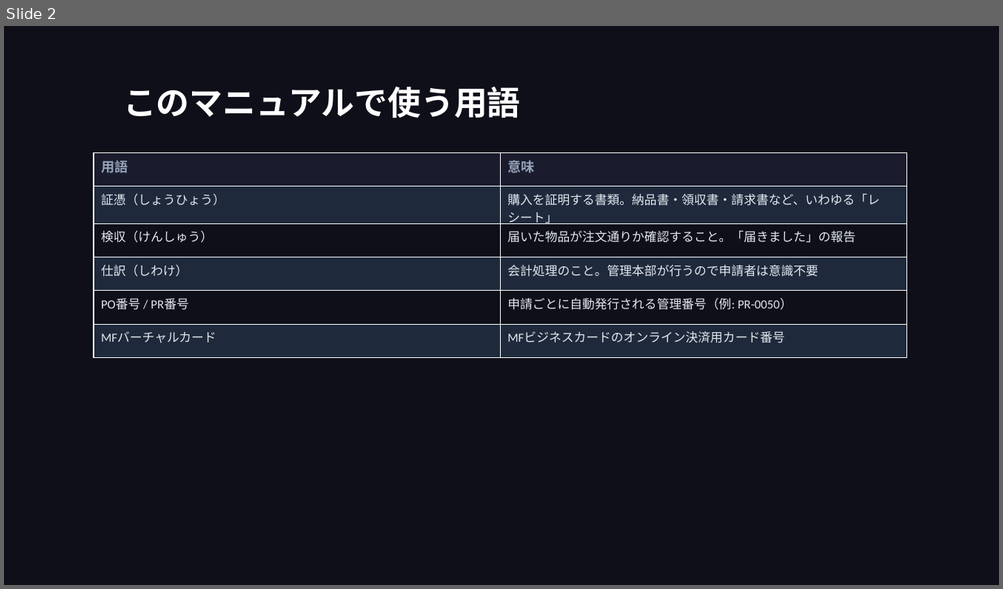
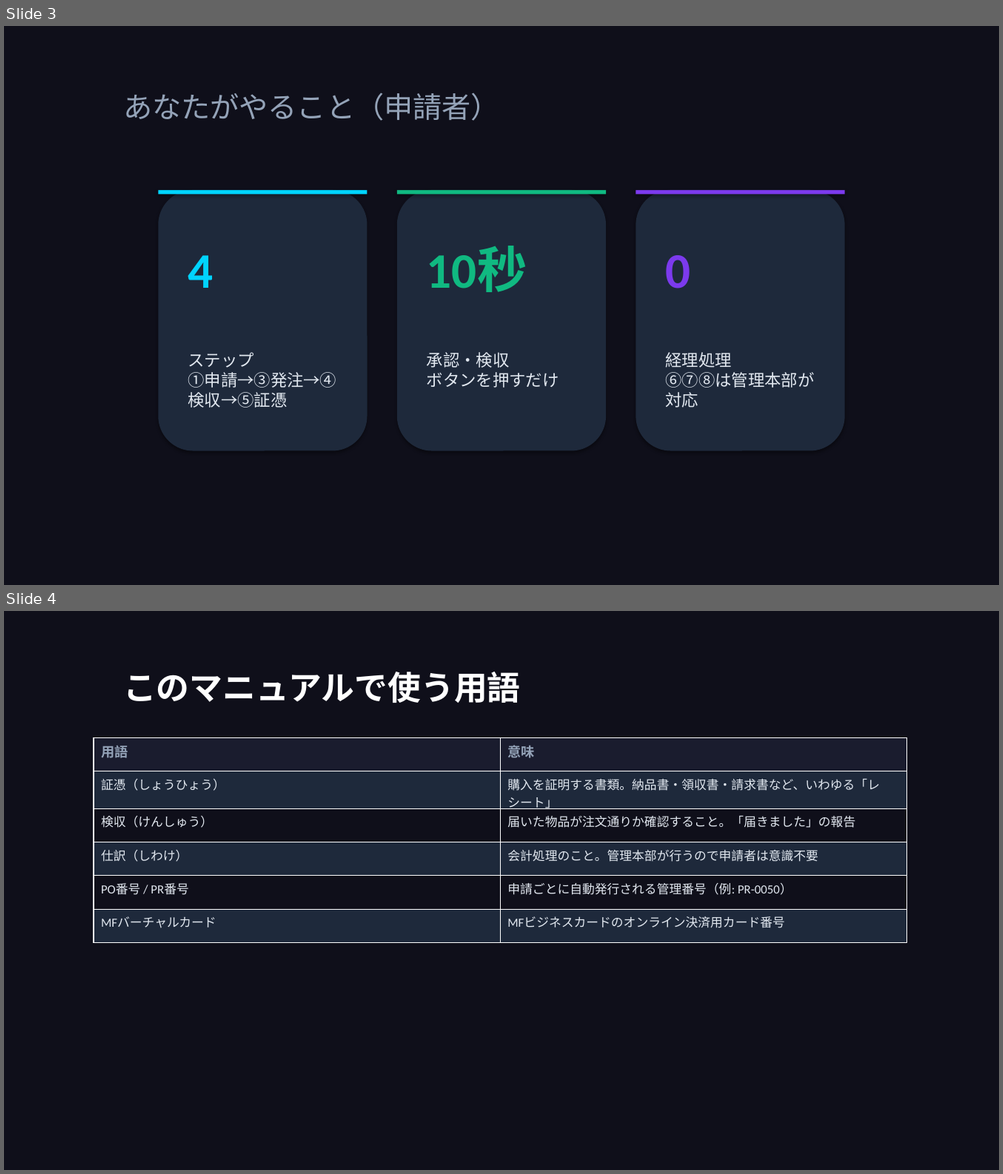
Before and after one commit to takeshiizawa123/next-procurement-poc, a slide deck: docs/user-manual.pptx. Shown one above the other, each under a label of ours: slide 2 before the commit, slides 3 and 4 after it. The pictures are 1003x589 and 1003x1174 pixels, drawn with LibreOffice and Linux fonts; fonts in the diff are those of the drawing. Boxes give left, top, right and bottom in pixels: in the first picture for what was removed or moved away, otherwise in the second. Text is boxed around its words. In the diff, an @@ line names an element or a change of style, - is before the commit and + after.

```diff
--- a/docs/user-manual.pptx
+++ b/docs/user-manual.pptx
@@ slide 3 added at [4, 26, 999, 585], background #0F0F1A @@
@@ text added at [123, 93, 500, 121], 28 pt, text #94A3B8 @@
+あなたがやること（申請者）
@@ rounded rectangle added at [159, 190, 367, 452], fill #1E293B @@
@@ rectangle added at [159, 190, 367, 195], fill #00D4FF @@
@@ rounded rectangle added at [397, 190, 606, 452], fill #1E293B @@
@@ rectangle added at [397, 190, 606, 195], fill #10B981 @@
@@ rounded rectangle added at [636, 190, 845, 452], fill #1E293B @@
@@ rectangle added at [636, 190, 845, 195], fill #7C3AED @@
@@ text added at [427, 247, 526, 292], 48 pt, text #10B981, bold @@
+10秒
@@ text added at [188, 255, 213, 288], 48 pt, text #00D4FF, bold @@
+4
@@ text added at [666, 255, 691, 289], 48 pt, text #7C3AED, bold @@
+0
@@ text added at [188, 352, 336, 408], 16 pt, text #E2E8F0 @@
+ステップ
+①申請→③発注→④検収→⑤証憑
@@ text added at [427, 352, 559, 388], 16 pt, text #E2E8F0 @@
+承認・検収
+ボタンを押すだけ
@@ text added at [666, 352, 731, 368], 16 pt, text #E2E8F0 @@
+経理処理
+⑥⑦⑧は管理本部が対応
@@ what was slide 2 is now slide 4 @@
```
Also in this commit, not shown: 4 slides changed, 4 other slides added, 3 other files.
